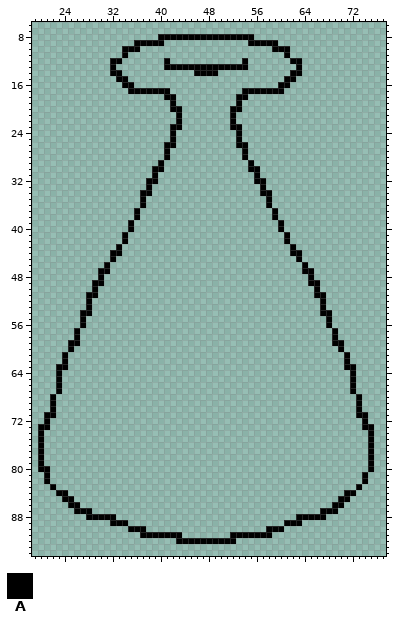
Two versions of one sprite sheet, Projet Side Scroller/assets/ui/bottlelife.png. That is the earlier state.
The file is 96x96 pixels. Shown: x 19..77, y 6..94.
Palette (. is transparent): A #000000
Now the later version:
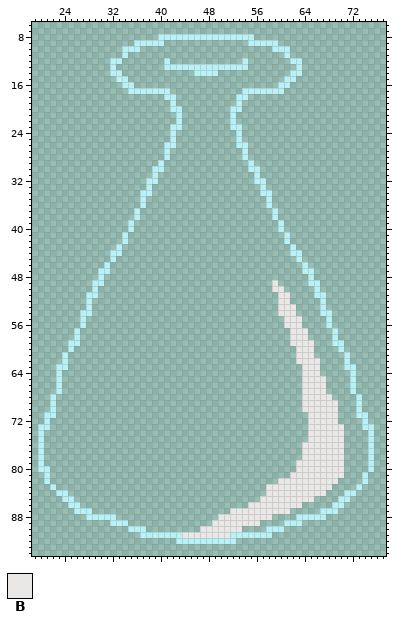
Colours new in this view: B #eae7e7
From old to new:
Colour A changes from #000000 to #b8f1f6.
Colour B now appears in row 49 at x 59; in row 50 at x 59 to 60; in rows 51 to 52 at x 60 to 61; in rows 53 to 54 at x 60 to 62; in rows 55 to 56 at x 61 to 63; in rows 57 to 58 at x 62 to 64.
Colour B now appears in row 59 at x 62 to 65; in rows 60 to 61 at x 63 to 65; in row 62 at x 63 to 66; in rows 63 to 64 at x 64 to 66; in rows 65 to 67 at x 64 to 67; in row 68 at x 64 to 68.
Colour B now appears in rows 69 to 70 at x 64 to 69; in rows 71 to 72 at x 65 to 69; in rows 73 to 75 at x 65 to 70; in rows 76 to 78 at x 64 to 70; in rows 79 to 80 at x 63 to 70; in row 81 at x 62 to 70.
Colour B now appears in row 82 at x 60 to 69; in row 83 at x 58 to 68; in row 84 at x 58 to 67; in row 85 at x 57 to 65; in row 86 at x 55 to 63; in row 87 at x 52 to 61.
Colour B now appears in row 88 at x 50 to 58; in row 89 at x 49 to 56; in row 90 at x 47 to 53; in row 91 at x 44 to 51.
Where, in picture pixels (left, top, right, bottom), the same in both pictures:
changed: (38, 34, 374, 544)
